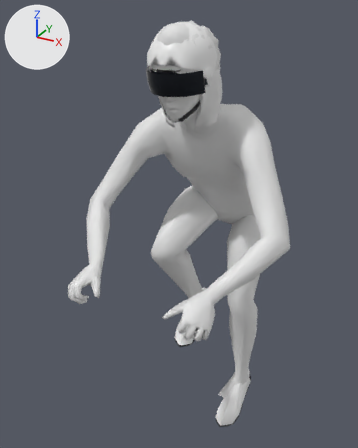
What one commit did to the glTF model apps/client/public/models/avatar/rider_lod1.glb.
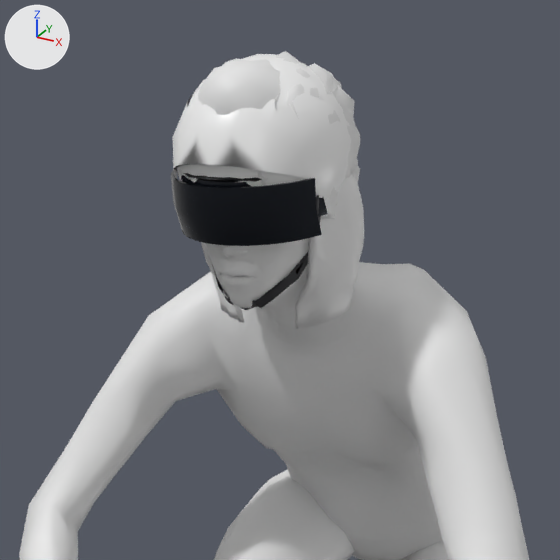
There are two pictures of each version: one whole from a camera (50 mm lens) standing at (0.714, -1.573, 1.741) and looking at (-0.078, -0.135, 1.022), one close up on the part from 22% to 84% of the width and 0% to 49% of the height. Lighting does not change. The marker at upper left points along +X, +Y and +Z. The first two pictures are the older version. Vertices at exactly the same position are counted once.

In view in the first close-up: 'rider_body_lod1', 'rider_glasses_lod1', 'rider_hairs_bob_lod1', 'rider_hairs_curls_lod1', 'rider_hairs_long_lod1', 'rider_hairs_quiff_lod1', 'rider_helmet_aero_lod1', 'rider_helmet_lod1', 'rider_moustache_lod1'.
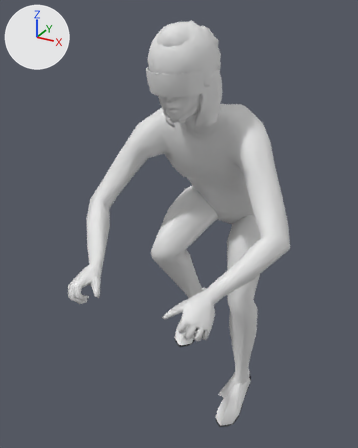
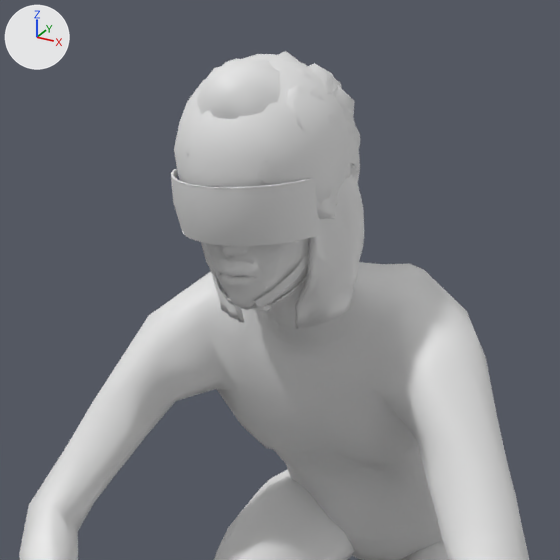
Boxes (x1, y1, x2, y2) around the edits, measured in the close-ups (560 x 560 px):
'rider_helmet_aero_lod1', recoloured, surface changed (black to white): (171, 76, 337, 310) in both
'rider_helmet_lod1', recoloured, reshaped (mostly hidden afterwards): before (173, 89, 350, 310); after (208, 119, 360, 187)
'rider_glasses_lod1', recoloured, surface changed, reshaped (not visible afterwards): before (181, 173, 328, 217)
'rider_helmet_straps_lod1', now drawn (mostly hidden): after (251, 276, 307, 311)
part 1 of me_rider_glasses_lod1, rebuilt (not visible afterwards): before (181, 175, 328, 217)
part 2 of me_rider_glasses_lod1, deleted: before (183, 173, 268, 182)
part 3 of me_rider_helmet_lod1, rebuilt (mostly hidden afterwards): before (173, 89, 350, 187); after (208, 119, 360, 187)
part 4 of me_rider_helmet_lod1, deleted: before (212, 195, 321, 310)

Patch to the scene script:
```diff
--- a/apps/client/public/models/avatar/rider_lod1.glb.py
+++ b/apps/client/public/models/avatar/rider_lod1.glb.py
@@ mat_lens @@
 mat_lens = principled_material('lens')
-mat_lens.base_color = (0.0144, 0.0176, 0.0252)  # black #20242c
-mat_lens.metallic = 0.6
-mat_lens.roughness = 0.08
+mat_lens.base_color = (0.8, 0.8, 0.8)  # white #e7e7e7
@@ mat_glasses_frame @@
 mat_glasses_frame = principled_material('glasses_frame')
-mat_glasses_frame.base_color = (0.007, 0.0075, 0.00913)  # black #141518
+mat_glasses_frame.base_color = (0.8, 0.8, 0.8)  # white #e7e7e7
 mat_glasses_frame.roughness = 0.35
@@ mat_helmet @@
 mat_helmet = principled_material('helmet')
-mat_helmet.base_color = (0.905, 0.905, 0.905)  # white #f4f4f4
+mat_helmet.base_color = (0.8, 0.8, 0.8)  # white #e7e7e7
 mat_helmet.roughness = 0.35
@@ mat_helmet_detail @@
 mat_helmet_detail = principled_material('helmet_detail')
-mat_helmet_detail.base_color = (0.0116, 0.0123, 0.016)  # black #1c1d22
+mat_helmet_detail.base_color = (0.8, 0.8, 0.8)  # white #e7e7e7
 mat_helmet_detail.roughness = 0.6
@@ me_rider_glasses_lod1 @@
 # used by ob_rider_glasses_lod1; location = (0.0, 0.0, 0.0)
-me_rider_glasses_lod1.from_pydata(...)  # 261 vertices, 283 faces; spans x -0.089..0.089, y -0.364..-0.208, z 1.529..1.591
+me_rider_glasses_lod1.from_pydata(...)  # 1188 vertices, 2344 faces; spans x -0.078..0.078, y -0.35..-0.197, z 1.507..1.57
+# me_rider_glasses_lod1 part 1: the loose piece of 105 vertices spanning x -0.089..0.087, y -0.364..-0.262, z 1.529..1.585 is rebuilt with 743 vertices and now spans x -0.07..0.07, y -0.347..-0.28, z 1.507..1.567
+# me_rider_glasses_lod1 part 2: 140 vertices removed from x -0.089..0.089, y -0.364..-0.208, z 1.564..1.591
+# other edits to the shape of me_rider_glasses_lod1 do not show in these pictures
 me_rider_glasses_lod1.materials.append(mat_lens)
@@ me_rider_helmet_lod1 @@
 # used by ob_rider_helmet_lod1; location = (0.0, 0.0, 0.0)
-me_rider_helmet_lod1.from_pydata(...)  # 572 vertices, 749 faces; spans x -0.097..0.098, y -0.372..-0.109, z 1.426..1.697
+me_rider_helmet_lod1.from_pydata(...)  # 3328 vertices, 6666 faces; spans x -0.096..0.096, y -0.353..-0.123, z 1.496..1.691
+# me_rider_helmet_lod1 part 3: the loose piece of 476 vertices spanning x -0.097..0.098, y -0.372..-0.109, z 1.537..1.697 is rebuilt with 3084 vertices and now spans x -0.096..0.096, y -0.353..-0.123, z 1.525..1.691
+# me_rider_helmet_lod1 part 4: the loose piece of 96 vertices spanning x -0.091..0.09, y -0.31..-0.215, z 1.426..1.561 is deleted
+# other edits to the shape of me_rider_helmet_lod1 do not show in these pictures
 me_rider_helmet_lod1.materials.append(mat_helmet)
```
